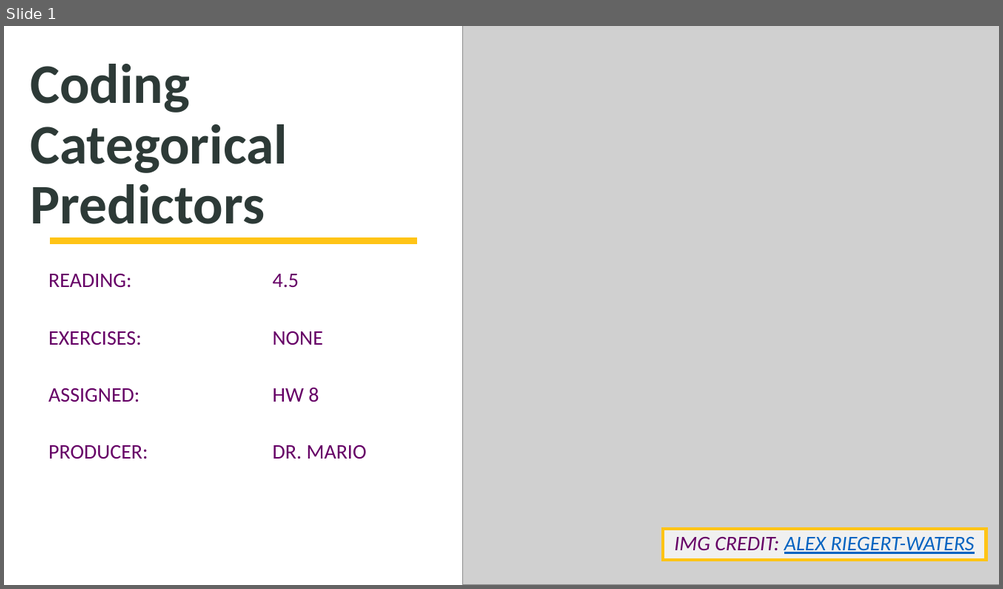
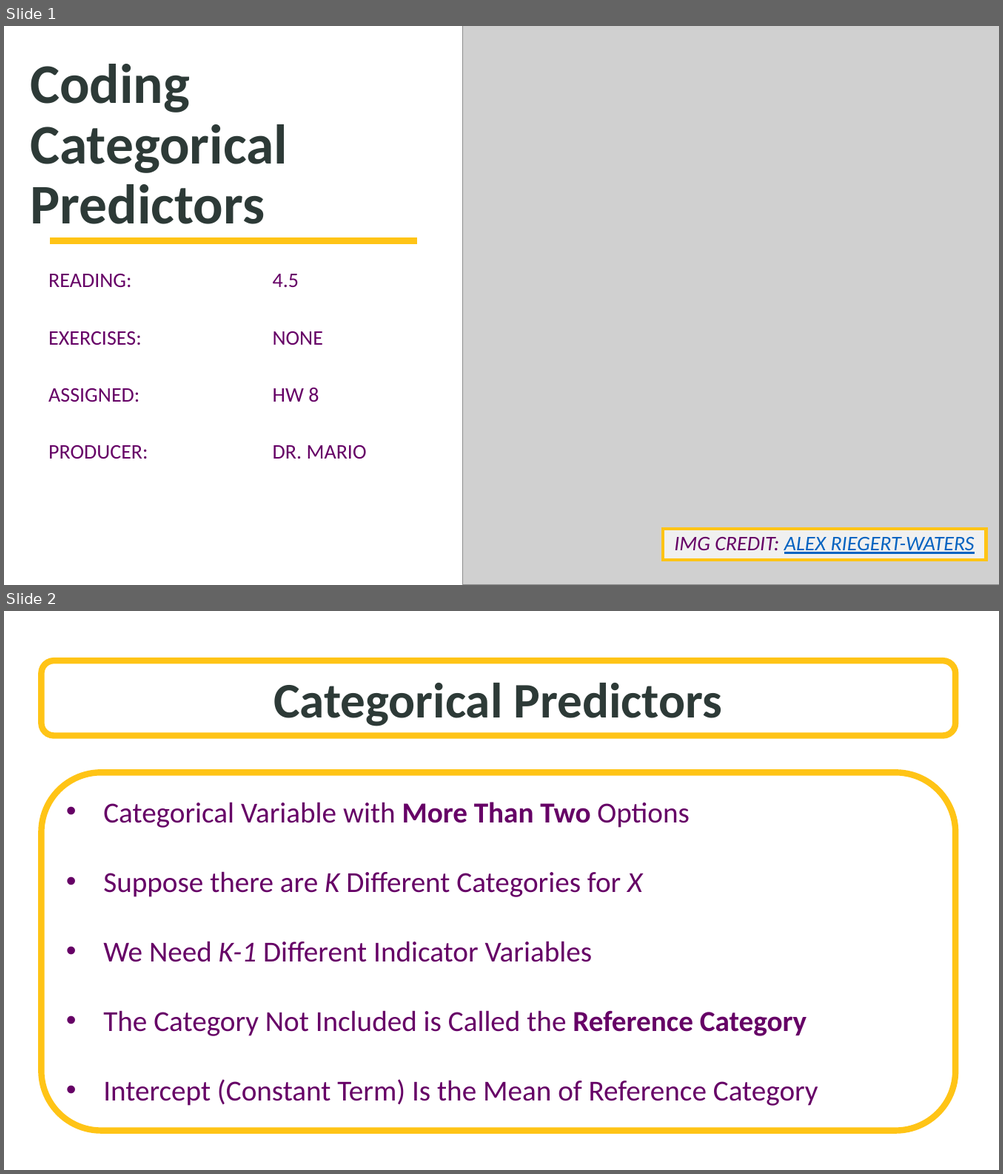
Before and after one commit to SuperMarioGiacomazzo/STOR455_WEBSITE, a slide deck: Lectures/18 - Coding Categorical Predictors.pptx. Shown one above the other, each under a label of ours: slide 1 before the commit, slides 1 and 2 after it. The pictures are 1003x589 and 1003x1174 pixels, drawn with LibreOffice and Linux fonts; fonts in the diff are those of the drawing; grey boxes stand for pictures; background and template pictures are left out. Boxes give left, top, right and bottom in pixels: in the first picture for what was removed or moved away, otherwise in the second. Text is boxed around its words. In the diff, an @@ line names an element or a change of style, - is before the commit and + after.

```diff
--- a/Lectures/18 - Coding Categorical Predictors.pptx
+++ b/Lectures/18 - Coding Categorical Predictors.pptx
@@ slide 2 added at [4, 611, 999, 1170], background picture (left out) @@
@@ rounded rectangle added at [41, 661, 956, 736], fill #FFFFFF at 70% opacity, outline #FFC416 6 pt, 48 pt, text #2D3A37, bold @@
+Categorical Predictors
@@ rounded rectangle added at [41, 773, 956, 1131], fill #FFFFFF, outline #FFC416 6 pt, 28 pt, text #660066 @@
+• Categorical Variable with More Than Two Options
+• Suppose there are K Different Categories for X
+• We Need K-1 Different Indicator Variables
+• The Category Not Included is Called the Reference Category
+• Intercept (Constant Term) Is the Mean of Reference Category
```
Also in this commit, not shown: 3 other slides added, 14 slides removed, 18 other files.
